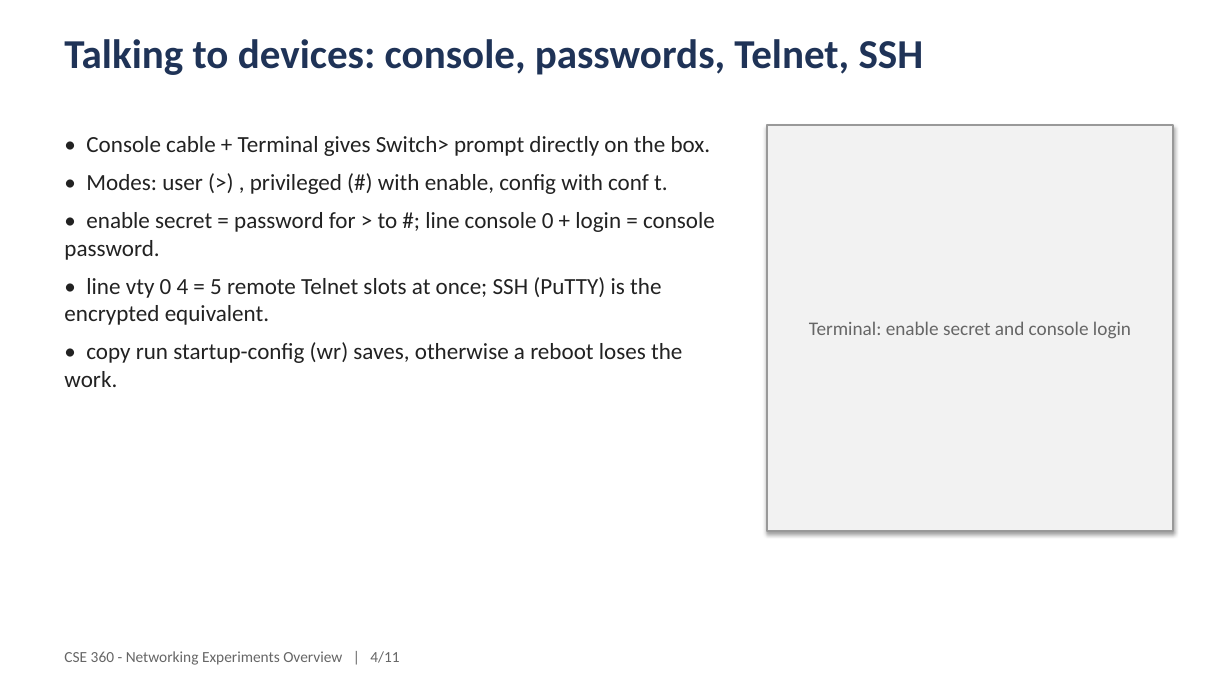
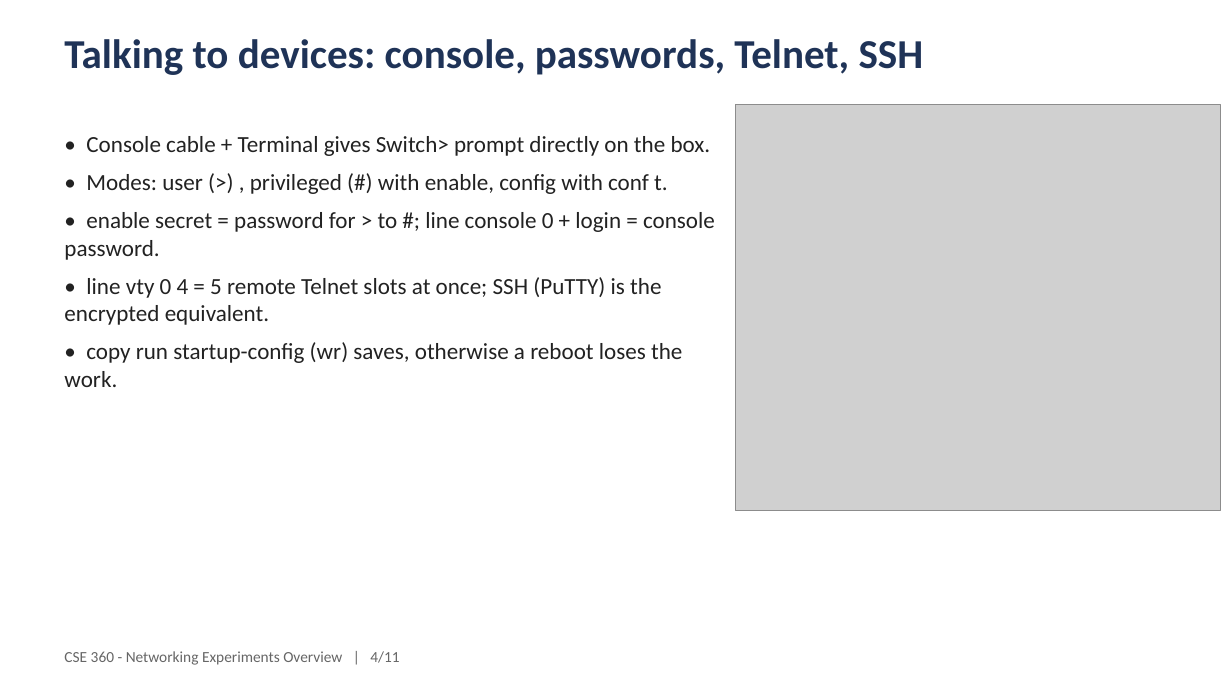
Before and after one commit to A7reus/CSE-360, a slide deck: slide 4 of presentation/CSE360-experiments-overview.pptx. Drawn at 1232x693 pixels with LibreOffice and Linux fonts; fonts in the diff are those of the drawing; grey boxes stand for pictures. Boxes give left, top, right and bottom in pixels: in the first picture for what was removed or moved away, otherwise in the second. Text is boxed around its words. In the diff, an @@ line names an element or a change of style, - is before the commit and + after.

```diff
--- a/presentation/CSE360-experiments-overview.pptx
+++ b/presentation/CSE360-experiments-overview.pptx
@@ picture added at box(736, 105, 1221, 511) @@
@@ rectangle removed at box(767, 125, 1174, 531) @@
-Terminal: enable secret and console login
```
Also in this commit, not shown: 8 other slides changed, 1 other file.
